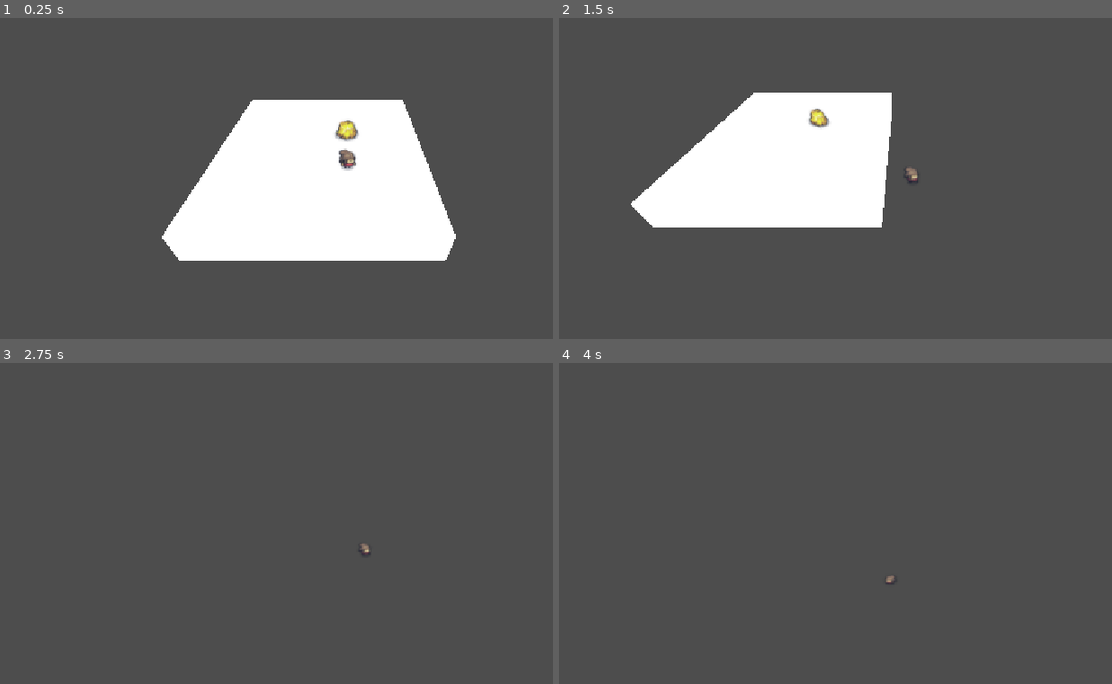
Above: before the commit, frames 1-4 (two rows, left to right).
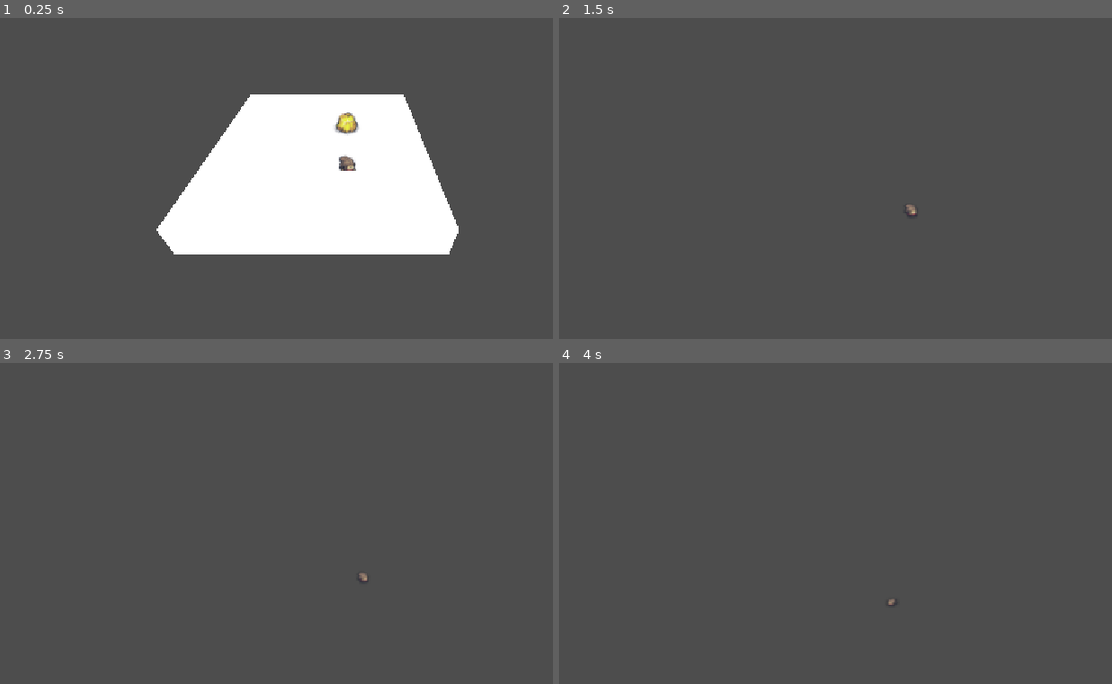
Above: after the commit, the same moments.

Repository: scumpiest/brainless-jam
Game: Godot game, scene res://scenes/main.tscn
The game is run twice, just before and just after one commit, with the same random seed, the same clock (stepped at 60 frames per second) and the same inputs.
Inputs:
- Up to frame 1 (0.25 s): no input
- Up to frame 2 (1.5 s): hold D (move_right) 0.53-1.28 s; hold S (move_back) from 1.28 s (still down)
- Up to frame 3 (2.75 s): release S (move_back) at 2.03 s; hold D (move_right) from 2.03 s (still down)
- Up to frame 4 (4 s): tap Enter at 2.75 s; release D (move_right) at 2.78 s; hold W (move_forward) 2.78-3.53 s; tap Space at 3.5 s; hold A (move_left) from 3.53 s (still down)

The runs differ from the first frame. In frame 1, 2.8% of the frame differs, in the area x 28-83%, y 23-76%; in frame 2, 16%, in the area x 13-65%, y 23-66%; in frame 3, less than 0.1%; in frame 4, less than 0.1%.

Commit message:
feat: collision layer setup

Diff:
--- a/project.godot
+++ b/project.godot
@@ -56,6 +56,12 @@
 ]
 }
 
+[layer_names]
+
+3d_physics/layer_1="player"
+3d_physics/layer_2="enemy"
+3d_physics/layer_3="interactables"
+
 [physics]
 
 3d/physics_engine="Jolt Physics"
--- a/scenes/resource.tscn
+++ b/scenes/resource.tscn
@@ -5,6 +5,8 @@
 [sub_resource type="BoxShape3D" id="BoxShape3D_bhunq"]
 
 [node name="Resource" type="Area3D" unique_id=1774678447]
+collision_layer = 4
+collision_mask = 0
 
 [node name="Sprite3D" type="Sprite3D" parent="." unique_id=582137528]
 billboard = 2
--- a/scenes/units/pawn.tscn
+++ b/scenes/units/pawn.tscn
@@ -215,6 +215,7 @@
 height = 1.3095703
 
 [node name="Pawn" type="CharacterBody3D" unique_id=1202909473]
+collision_mask = 4
 script = ExtResource("1_pawn")
 
 [node name="AnimatedSprite3D" type="AnimatedSprite3D" parent="." unique_id=900481361]
